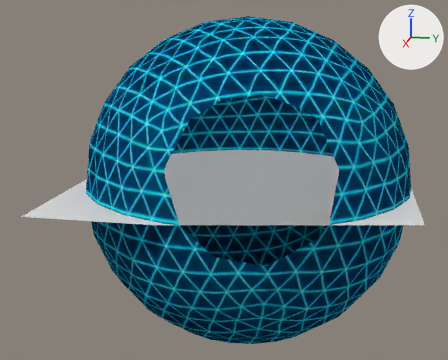
Before and after pictures for a commit that changed the Blender file DirectXGame/Resources/levels/gameOver/stage.blend.
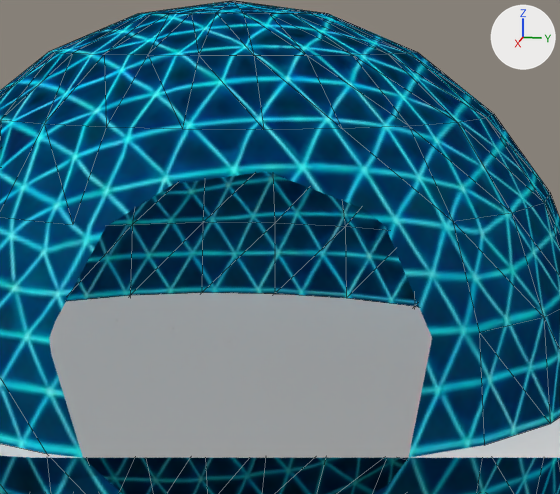
Old and new are each drawn whole from a 50 mm camera at (1130.0, 182.0, 281.0) aimed at (8.0, -42.0, 0.0) and again close up on the part from 32% to 89% of the width and 4% to 67% of the height. The lights are fixed; the arrows at upper right show +X, +Y and +Z. The close-ups show mesh edges as thin lines. Everything nearer to the camera than a plane just in front of the edit is cut away.

Before the edit, the objects in view are built like this:
```python
me_sphere001 = bpy.data.meshes.new('Sphere001')
me_sphere001.from_pydata(...)  # a UV sphere (24 segments, 12 rings, poles along y) spanning x -100.0..100.0, y -100.0..100.0, z -100.0..100.0
me_sphere001.materials.append(mat_material__25)  # picture img_abc_jpg
me_平面 = bpy.data.meshes.new('平面')
me_平面.from_pydata([(-1.0, -1.0, 0.0), (1.0, -1.0, 0.0), (-1.0, 1.0, 0.0), (1.0, 1.0, 0.0)], [], [(0, 1, 3, 2)])
me_平面.materials.append(mat_マテリアル)  # white #e7e7e7
ob_ground = bpy.data.objects.new('ground', me_平面)
ob_ground.location = (0.0, 0.0, 0.0)
ob_ground.scale = (300.0, 300.0, 1.0)
ob_skydome = bpy.data.objects.new('skydome', me_sphere001)
ob_skydome.location = (0.0, 0.0, 0.0)
ob_skydome.rotation_euler = (1.571, 0.0, 0.0)  # degrees (90, 0, 0)
ob_skydome.scale = (3.0, 3.0, 3.0)
```
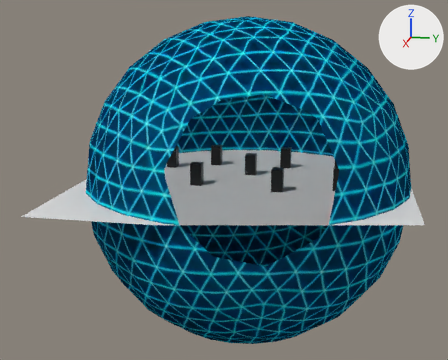
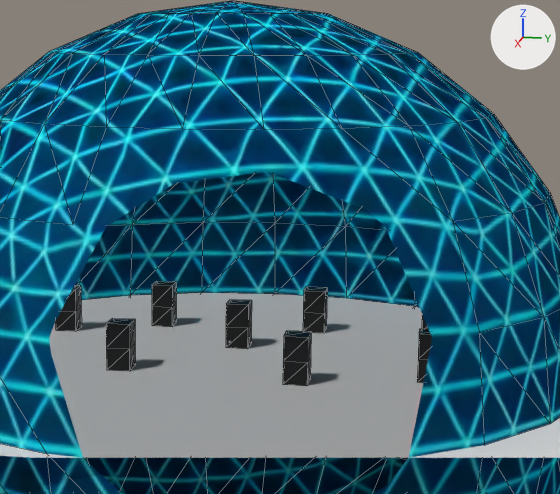
What differs and where, as boxes [x1, y1, x2, y2] in the close-ups (560 x 494 px):
'Cube.005', added (black): after [283, 331, 311, 386]
'Cube.004', added (black): after [106, 319, 135, 371]
'Cube.001', added (black): after [226, 300, 252, 349]
'Cube.003', added (black): after [152, 281, 176, 327]
'Cube.002', added (black): after [303, 287, 327, 333]
'Cube.006', added (black): after [55, 286, 82, 331]
'Cube.008', added (black): after [417, 329, 432, 383]
'Cube.007', added: after [422, 315, 428, 329]

Edits to the bpy script that builds the scene:
```text
Add ob_cube_008:
    ob_cube_008 = bpy.data.objects.new('Cube.008', me_cube_008)  # 12 vertices, 20 faces; spans x -10.0..10.0, y 0.0..40.0, z -10.0..10.0; in mat_material_008 (picture img_back_png_007)
    ob_cube_008.location = (39.6, 171.7, 0.0)
    ob_cube_008.rotation_euler = (1.571, 0.0, 0.0)  # degrees (90, 0, 0)
Add ob_cube_007:
    ob_cube_007 = bpy.data.objects.new('Cube.007', me_cube_007)  # 12 vertices, 20 faces; spans x -10.0..10.0, y 0.0..40.0, z -10.0..10.0; in mat_material_007 (picture img_back_png_006)
    ob_cube_007.location = (-62.3, 171.7, 0.0)
    ob_cube_007.rotation_euler = (1.571, 0.0, 0.0)  # degrees (90, 0, 0)
Add ob_cube_006:
    ob_cube_006 = bpy.data.objects.new('Cube.006', me_cube_006)  # 12 vertices, 20 faces; spans x -10.0..10.0, y 0.0..40.0, z -10.0..10.0; in mat_material_006 (picture img_back_png_005)
    ob_cube_006.location = (-88.3, -169.7, 0.0)
    ob_cube_006.rotation_euler = (1.571, 0.0, 0.0)  # degrees (90, 0, 0)
Add ob_cube_005:
    ob_cube_005 = bpy.data.objects.new('Cube.005', me_cube_005)  # 12 vertices, 20 faces; spans x -10.0..10.0, y 0.0..40.0, z -10.0..10.0; in mat_material_005 (picture img_back_png_004)
    ob_cube_005.location = (67.9, 65.9, 0.0)
    ob_cube_005.rotation_euler = (1.571, 0.0, 0.0)  # degrees (90, 0, 0)
Add ob_cube_004:
    ob_cube_004 = bpy.data.objects.new('Cube.004', me_cube_004)  # 12 vertices, 20 faces; spans x -10.0..10.0, y 0.0..40.0, z -10.0..10.0; in mat_material_004 (picture img_back_png_003)
    ob_cube_004.location = (49.7, -84.5, 0.0)
    ob_cube_004.rotation_euler = (1.571, 0.0, 0.0)  # degrees (90, 0, 0)
Add ob_cube_003:
    ob_cube_003 = bpy.data.objects.new('Cube.003', me_cube_003)  # 12 vertices, 20 faces; spans x -10.0..10.0, y 0.0..40.0, z -10.0..10.0; in mat_material_003 (picture img_back_png_002)
    ob_cube_003.location = (-125.8, -84.5, 0.0)
    ob_cube_003.rotation_euler = (1.571, 0.0, 0.0)  # degrees (90, 0, 0)
Add ob_cube_002:
    ob_cube_002 = bpy.data.objects.new('Cube.002', me_cube_002)  # 12 vertices, 20 faces; spans x -10.0..10.0, y 0.0..40.0, z -10.0..10.0; in mat_material_002 (picture img_back_png_001)
    ob_cube_002.location = (-125.8, 60.8, 0.0)
    ob_cube_002.rotation_euler = (1.571, 0.0, 0.0)  # degrees (90, 0, 0)
Add ob_cube_001:
    ob_cube_001 = bpy.data.objects.new('Cube.001', me_cube_001)  # 12 vertices, 20 faces; spans x -10.0..10.0, y 0.0..40.0, z -10.0..10.0; in mat_material_001 (picture img_back_png)
    ob_cube_001.location = (-50.0, 0.0, 0.0)
    ob_cube_001.rotation_euler = (1.571, 0.0, 0.0)  # degrees (90, 0, 0)
```
